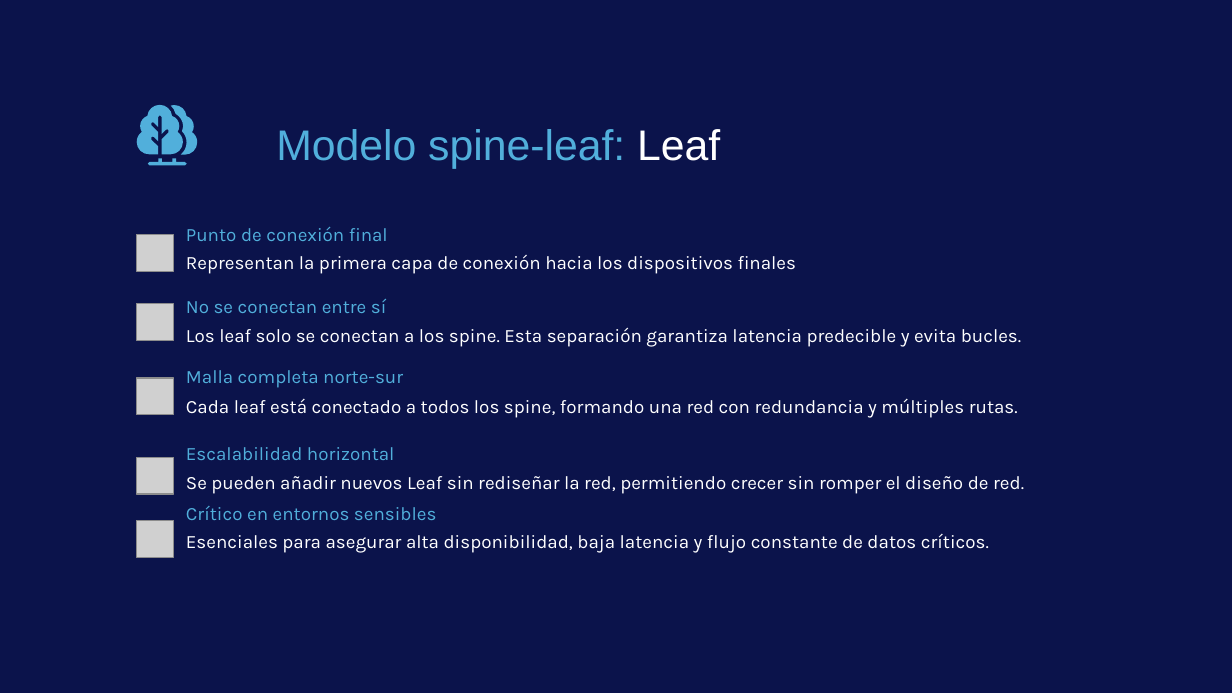
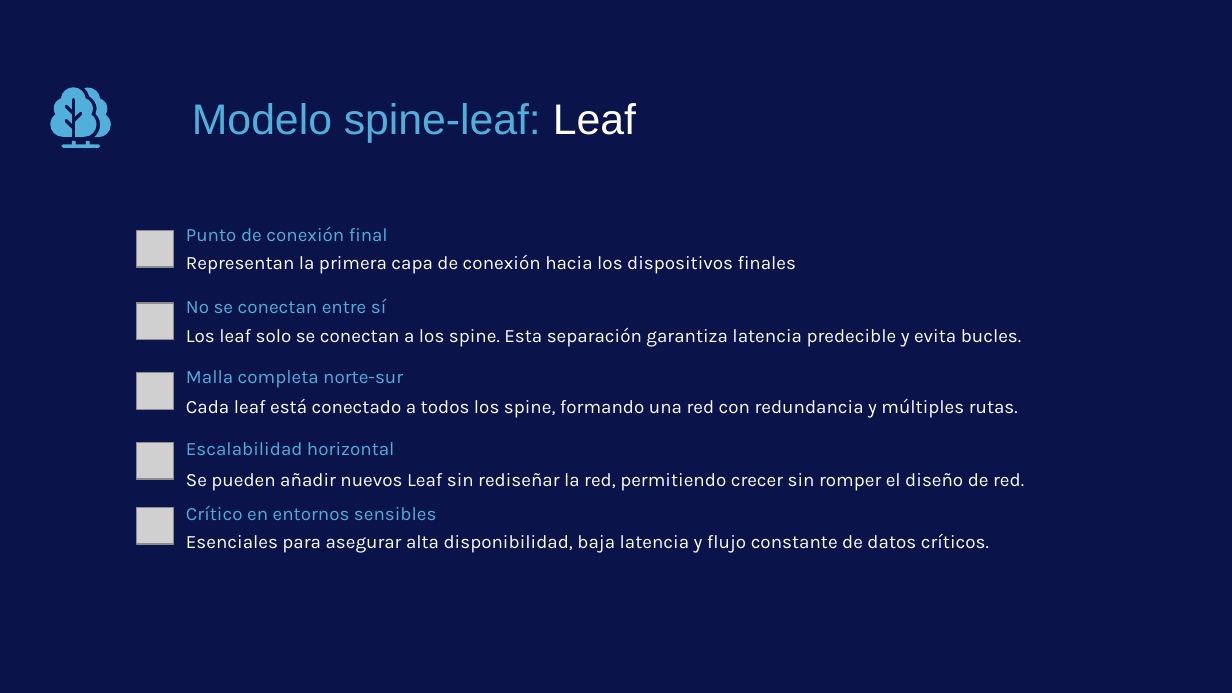
Before and after one commit to GatitosLab/final-lab, a slide deck: slide 7 of presentacion/LaolLinkConsulting_ProyectoFinalKyndryl_OlegLaura.v2.pptx. Drawn at 1232x693 pixels with LibreOffice and Linux fonts; fonts in the diff are those of the drawing; grey boxes stand for pictures; background and template pictures are left out. Boxes give left, top, right and bottom in pixels: in the first picture for what was removed or moved away, otherwise in the second. Text is boxed around its words. In the diff, an @@ line names an element or a change of style, - is before the commit and + after.

Commit message:
add: photos updated

```diff
--- a/presentacion/LaolLinkConsulting_ProyectoFinalKyndryl_OlegLaura.v2.pptx
+++ b/presentacion/LaolLinkConsulting_ProyectoFinalKyndryl_OlegLaura.v2.pptx
@@ text "Modelo spine-leaf: Leaf": place and size @@
-text "Modelo spine-leaf: Leaf" at (276,129,720,169)
+text "Modelo spine-leaf: Leaf" at (192,103,636,142)
@@ 3 freeform shapes: place and size @@
-3 freeform shapes at (137,105,198,166)
+3 freeform shapes at (51,87,111,148)
@@ picture: place and size @@
-picture at (137,457,174,494)
+picture at (137,442,174,479)
@@ 2 pictures, 1 text: place and size @@
-2 pictures, 1 text at (137,234,394,460)
+2 pictures, 1 text at (137,230,394,455)
@@ picture: place and size @@
-picture at (137,520,174,557)
+picture at (137,508,174,545)
```
Also in this commit, not shown: 15 other slides changed.
